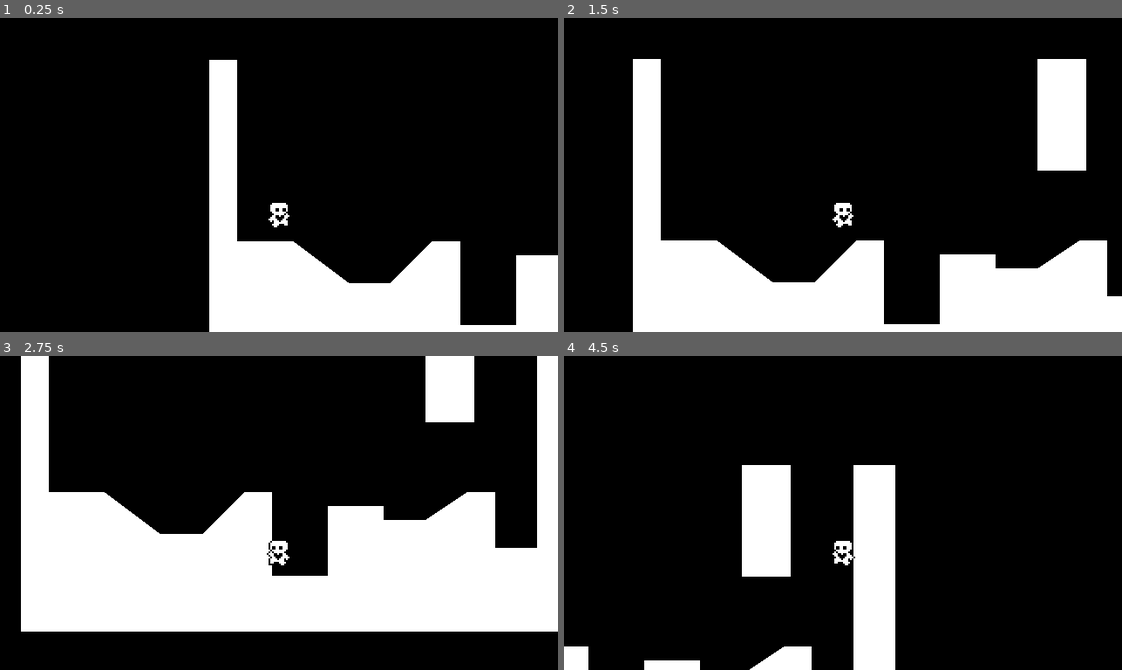
Above: before the commit, frames 1-4 (two rows, left to right).
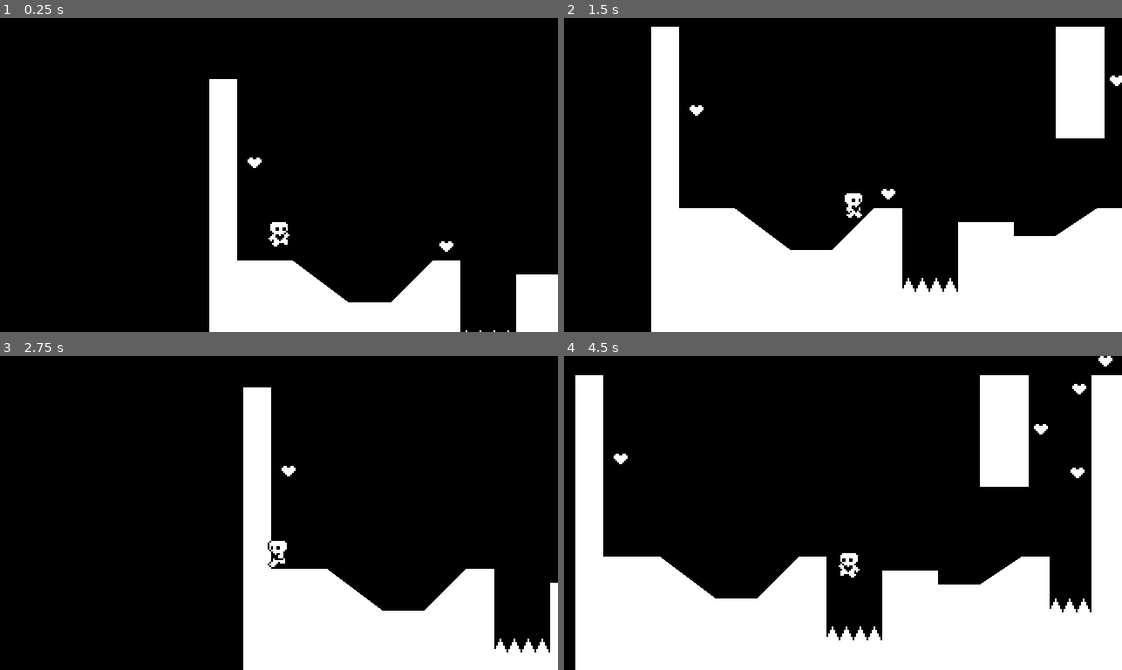
Above: after the commit, the same moments.

Repository: PeaWeeTea/heart-platformer
Game: Godot game, scene res://world.tscn
Same seed, same stepped clock (60 frames per second), same inputs: the game is played once before the commit and once after it.
Inputs:
- Up to frame 1 (0.25 s): no input
- Up to frame 2 (1.5 s): tap Enter (ui_accept) at 0.5, 0.6, 0.77, 1.07, 1.35 s; hold Right (ui_right) from 0.53 s (still down)
- Up to frame 3 (2.75 s): tap Enter (ui_accept) at 1.52, 1.82, 2.1 s; release Right (ui_right) at 2.03 s; hold Left (ui_left) from 2.03 s (still down)
- Up to frame 4 (4.5 s): release Left (ui_left) at 2.78 s; hold Right (ui_right) 2.78-4.28 s; tap Enter (ui_accept) at 2.85, 3.02, 3.32, 3.6, 3.77, 4.07, 4.35 s; hold Left (ui_left) from 4.28 s (still down)

The runs differ from the first frame. In frame 1, 3.7% of the frame differs, in the area x 37-100%, y 13-100%; in frame 2, 19%; in frame 3, 41%; in frame 4, 42%, in the area x 0-100%, y 0-100%.

Commit message:
Added spikes, collectibles, end state and misc.

Diff:
--- /dev/null
+++ b/Events.gd
@@ -0,0 +1,3 @@
+extends Node
+
+signal level_completed
--- /dev/null
+++ b/hazard_area.tscn
@@ -0,0 +1,5 @@
+[gd_scene format=3 uid="uid://sph34orbn8rj"]
+
+[node name="HazardArea" type="Area2D"]
+collision_layer = 4
+collision_mask = 0
--- /dev/null
+++ b/heart.gd
@@ -0,0 +1,7 @@
+extends Area2D
+
+func _on_body_entered(body):
+	queue_free()
+	var hearts = get_tree().get_nodes_in_group("Hearts")
+	if hearts.size() == 1:
+		Events.level_completed.emit()
--- /dev/null
+++ b/heart.tscn
@@ -0,0 +1,20 @@
+[gd_scene load_steps=4 format=3 uid="uid://ctu87fkw7b0la"]
+
+[ext_resource type="Script" path="res://heart.gd" id="1_jdwsj"]
+[ext_resource type="Texture2D" uid="uid://d3aj5flauyo0a" path="res://Art/heart.png" id="1_yatbx"]
+
+[sub_resource type="CircleShape2D" id="CircleShape2D_iqntw"]
+radius = 5.0
+
+[node name="Heart" type="Area2D" groups=["Hearts"]]
+collision_layer = 0
+collision_mask = 2
+script = ExtResource("1_jdwsj")
+
+[node name="Sprite2D" type="Sprite2D" parent="."]
+texture = ExtResource("1_yatbx")
+
+[node name="CollisionShape2D" type="CollisionShape2D" parent="."]
+shape = SubResource("CircleShape2D_iqntw")
+
+[connection signal="body_entered" from="." to="." method="_on_body_entered"]
--- /dev/null
+++ b/level_completed.tscn
@@ -0,0 +1,21 @@
+[gd_scene format=3 uid="uid://cupn3d1q2nb83"]
+
+[node name="LevelCompleted" type="ColorRect"]
+anchors_preset = 15
+anchor_right = 1.0
+anchor_bottom = 1.0
+grow_horizontal = 2
+grow_vertical = 2
+color = Color(0, 0, 0, 0.0705882)
+
+[node name="CenterContainer" type="CenterContainer" parent="."]
+layout_mode = 1
+anchors_preset = 15
+anchor_right = 1.0
+anchor_bottom = 1.0
+grow_horizontal = 2
+grow_vertical = 2
+
+[node name="Label" type="Label" parent="CenterContainer"]
+layout_mode = 2
+text = "Level Completed!"
--- a/player.gd
+++ b/player.gd
@@ -8,17 +8,17 @@
 
 @onready var animated_sprite_2d = $AnimatedSprite2D
 @onready var coyote_jump_timer = $CoyoteJumpTimer
+@onready var starting_position = global_position
 
 func _physics_process(delta):
+	var input_axis = Input.get_axis("ui_left", "ui_right")
 	apply_gravity(delta)
 	handle_wall_jump()
-
 	handle_jump()
-	var input_axis = Input.get_axis("ui_left", "ui_right")
 	handle_acceleration(input_axis, delta)
 	handle_air_acceleration(input_axis, delta)
+	apply_friction(input_axis, delta)
 	apply_air_resistance(input_axis, delta)
-	apply_friction(input_axis, delta)
 	update_animations(input_axis)
 	var was_on_floor = is_on_floor()
 	move_and_slide()
@@ -26,6 +26,9 @@
 	if just_left_ledge:
 		coyote_jump_timer.start()
 	just_wall_jumped = false
+#	print("Input axis: ", input_axis)
+#	print("On floor: ", is_on_floor())
+#	print(Input.is_action_pressed("ui_left"), ": Left / ", Input.is_action_pressed("ui_right"), ": Right")
 
 func apply_gravity(delta):
 	if not is_on_floor():
@@ -34,7 +37,7 @@
 func handle_wall_jump():
 	if not is_on_wall_only(): return
 	var wall_normal = get_wall_normal()
-	if Input.is_action_just_pressed("ui_accept"):
+	if Input.is_action_just_pressed("ui_up"):
 		velocity.x = wall_normal.x * movement_data.speed
 		velocity.y = movement_data.jump_velocity
 		just_wall_jumped = true
@@ -44,13 +47,13 @@
 	if is_on_floor(): air_jump = true
 
 	if is_on_floor() or coyote_jump_timer.time_left > 0.0:
-		if Input.is_action_just_pressed("ui_accept"):
+		if Input.is_action_just_pressed("ui_up"):
 			velocity.y = movement_data.jump_velocity
-	if not is_on_floor():
-		if Input.is_action_just_released("ui_accept") and velocity.y < movement_data.jump_velocity / 2:
+	elif not is_on_floor():
+		if Input.is_action_just_released("ui_up") and velocity.y < movement_data.jump_velocity / 2:
 			velocity.y = movement_data.jump_velocity / 2
 
-		if Input.is_action_just_pressed("ui_accept") and air_jump and not just_wall_jumped:
+		if Input.is_action_just_pressed("ui_up") and air_jump and not just_wall_jumped:
 			velocity.y = movement_data.jump_velocity * 0.8
 			air_jump = false
 
@@ -81,3 +84,7 @@
 
 	if not is_on_floor():
 		animated_sprite_2d.play("jump")
+
+
+func _on_hazard_detector_area_entered(area):
+	global_position = starting_position
--- a/player.tscn
+++ b/player.tscn
@@ -1,39 +1,39 @@
-[gd_scene load_steps=14 format=3 uid="uid://dx2o3h3cmbrxs"]
+[gd_scene load_steps=15 format=3 uid="uid://dx2o3h3cmbrxs"]
 
 [ext_resource type="Script" path="res://player.gd" id="1_utewi"]
-[ext_resource type="Texture2D" uid="uid://t8aaw75sxm7" path="res://player.png" id="2_ic6l3"]
 [ext_resource type="Resource" uid="uid://b0a1fgqmvkiws" path="res://DefaultMovementData.tres" id="2_q8ufq"]
+[ext_resource type="Texture2D" uid="uid://t8aaw75sxm7" path="res://Art/player.png" id="3_fveh7"]
 
 [sub_resource type="AtlasTexture" id="AtlasTexture_635us"]
-atlas = ExtResource("2_ic6l3")
+atlas = ExtResource("3_fveh7")
 region = Rect2(0, 0, 24, 20)
 
 [sub_resource type="AtlasTexture" id="AtlasTexture_5wwu5"]
-atlas = ExtResource("2_ic6l3")
+atlas = ExtResource("3_fveh7")
 region = Rect2(144, 0, 24, 20)
 
 [sub_resource type="AtlasTexture" id="AtlasTexture_l8qnc"]
-atlas = ExtResource("2_ic6l3")
+atlas = ExtResource("3_fveh7")
 region = Rect2(24, 0, 24, 20)
 
 [sub_resource type="AtlasTexture" id="AtlasTexture_30nll"]
-atlas = ExtResource("2_ic6l3")
+atlas = ExtResource("3_fveh7")
 region = Rect2(48, 0, 24, 20)
 
 [sub_resource type="AtlasTexture" id="AtlasTexture_u7avx"]
-atlas = ExtResource("2_ic6l3")
+atlas = ExtResource("3_fveh7")
 region = Rect2(72, 0, 24, 20)
 
 [sub_resource type="AtlasTexture" id="AtlasTexture_ibisi"]
-atlas = ExtResource("2_ic6l3")
+atlas = ExtResource("3_fveh7")
 region = Rect2(96, 0, 24, 20)
 
 [sub_resource type="AtlasTexture" id="AtlasTexture_vt73t"]
-atlas = ExtResource("2_ic6l3")
+atlas = ExtResource("3_fveh7")
 region = Rect2(120, 0, 24, 20)
 
 [sub_resource type="AtlasTexture" id="AtlasTexture_0gn5v"]
-atlas = ExtResource("2_ic6l3")
+atlas = ExtResource("3_fveh7")
 region = Rect2(0, 0, 24, 20)
 
 [sub_resource type="SpriteFrames" id="SpriteFrames_d70qy"]
@@ -81,7 +81,11 @@
 [sub_resource type="RectangleShape2D" id="RectangleShape2D_er2s7"]
 size = Vector2(8, 15)
 
+[sub_resource type="RectangleShape2D" id="RectangleShape2D_2h622"]
+size = Vector2(6, 12)
+
 [node name="Player" type="CharacterBody2D"]
+collision_layer = 2
 floor_constant_speed = true
 floor_snap_length = 3.0
 script = ExtResource("1_utewi")
@@ -103,3 +107,16 @@
 
 [node name="Camera2D" type="Camera2D" parent="."]
 position = Vector2(0, -32)
+process_callback = 0
+position_smoothing_enabled = true
+position_smoothing_speed = 10.0
+
+[node name="HazardDetector" type="Area2D" parent="."]
+collision_layer = 0
+collision_mask = 4
+
+[node name="CollisionShape2D" type="CollisionShape2D" parent="HazardDetector"]
+position = Vector2(0, -7)
+shape = SubResource("RectangleShape2D_2h622")
+
+[connection signal="area_entered" from="HazardDetector" to="." method="_on_hazard_detector_area_entered"]
--- a/project.godot
+++ b/project.godot
@@ -13,7 +13,11 @@
 config/name="Heart Platformer"
 run/main_scene="res://world.tscn"
 config/features=PackedStringArray("4.1", "GL Compatibility")
-config/icon="res://icon.svg"
+config/icon="res://Art/icon.svg"
+
+[autoload]
+
+Events="*res://Events.gd"
 
 [display]
 
@@ -41,6 +45,20 @@
 , Object(InputEventKey,"resource_local_to_scene":false,"resource_name":"","device":-1,"window_id":0,"alt_pressed":false,"shift_pressed":false,"ctrl_pressed":false,"meta_pressed":false,"pressed":false,"keycode":0,"physical_keycode":68,"key_label":0,"unicode":100,"echo":false,"script":null)
 ]
 }
+ui_up={
+"deadzone": 0.5,
+"events": [Object(InputEventKey,"resource_local_to_scene":false,"resource_name":"","device":0,"window_id":0,"alt_pressed":false,"shift_pressed":false,"ctrl_pressed":false,"meta_pressed":false,"pressed":false,"keycode":4194320,"physical_keycode":0,"key_label":0,"unicode":0,"echo":false,"script":null)
+, Object(InputEventJoypadButton,"resource_local_to_scene":false,"resource_name":"","device":0,"button_index":11,"pressure":0.0,"pressed":false,"script":null)
+, Object(InputEventJoypadMotion,"resource_local_to_scene":false,"resource_name":"","device":0,"axis":1,"axis_value":-1.0,"script":null)
+, Object(InputEventKey,"resource_local_to_scene":false,"resource_name":"","device":-1,"window_id":0,"alt_pressed":false,"shift_pressed":false,"ctrl_pressed":false,"meta_pressed":false,"pressed":false,"keycode":0,"physical_keycode":32,"key_label":0,"unicode":32,"echo":false,"script":null)
+]
+}
+
+[layer_names]
+
+2d_physics/layer_1="World"
+2d_physics/layer_2="Player"
+2d_physics/layer_3="Hazards"
 
 [rendering]
 
--- /dev/null
+++ b/spikes.tscn
@@ -0,0 +1,19 @@
+[gd_scene load_steps=3 format=3 uid="uid://b1ng1wai4i34i"]
+
+[ext_resource type="Texture2D" uid="uid://dhs47hq2w14lw" path="res://Art/spikes.png" id="1_dsksh"]
+[ext_resource type="PackedScene" uid="uid://sph34orbn8rj" path="res://hazard_area.tscn" id="2_cvi8m"]
+
+[node name="Spikes" type="Node2D"]
+
+[node name="Sprite2D" type="Sprite2D" parent="."]
+position = Vector2(8, -8)
+texture = ExtResource("1_dsksh")
+
+[node name="HazardArea" parent="." instance=ExtResource("2_cvi8m")]
+
+[node name="CollisionPolygon2D" type="CollisionPolygon2D" parent="HazardArea"]
+polygon = PackedVector2Array(0, 0, 3, -6, 4, -6, 7, 0)
+
+[node name="CollisionPolygon2D2" type="CollisionPolygon2D" parent="HazardArea"]
+position = Vector2(8, 0)
+polygon = PackedVector2Array(0, 0, 3, -6, 4, -6, 7, 0)
--- a/world.gd
+++ b/world.gd
@@ -2,7 +2,13 @@
 
 @onready var collision_polygon_2d = $StaticBody2D/CollisionPolygon2D
 @onready var polygon_2d = $StaticBody2D/CollisionPolygon2D/Polygon2D
+@onready var level_completed = $CanvasLayer/LevelCompleted
 
 func _ready():
 	RenderingServer.set_default_clear_color(Color.BLACK)
 	polygon_2d.polygon = collision_polygon_2d.polygon
+	Events.level_completed.connect(show_level_completed)
+
+func show_level_completed():
+	level_completed.show()
+	get_tree().paused = true
--- a/world.tscn
+++ b/world.tscn
@@ -1,7 +1,10 @@
-[gd_scene load_steps=4 format=3 uid="uid://clj4wpl8ln77q"]
+[gd_scene load_steps=7 format=3 uid="uid://clj4wpl8ln77q"]
 
 [ext_resource type="Script" path="res://world.gd" id="1_qx5ag"]
 [ext_resource type="PackedScene" uid="uid://dx2o3h3cmbrxs" path="res://player.tscn" id="2_r6wyf"]
+[ext_resource type="PackedScene" uid="uid://b1ng1wai4i34i" path="res://spikes.tscn" id="3_7dpcw"]
+[ext_resource type="PackedScene" uid="uid://ctu87fkw7b0la" path="res://heart.tscn" id="4_ex1rt"]
+[ext_resource type="PackedScene" uid="uid://cupn3d1q2nb83" path="res://level_completed.tscn" id="5_cm0bu"]
 
 [sub_resource type="RectangleShape2D" id="RectangleShape2D_otxmb"]
 size = Vector2(28, 64)
@@ -10,6 +13,7 @@
 script = ExtResource("1_qx5ag")
 
 [node name="StaticBody2D" type="StaticBody2D" parent="."]
+collision_mask = 0
 
 [node name="CollisionPolygon2D" type="CollisionPolygon2D" parent="StaticBody2D"]
 polygon = PackedVector2Array(0, 0, 16, 0, 16, 104, 48, 104, 80, 128, 104, 128, 128, 104, 144, 104, 144, 152, 176, 152, 176, 112, 208, 112, 208, 120, 232, 120, 256, 104, 272, 104, 272, 136, 296, 136, 296, 104, 296, 0, 320, 0, 320, 176, 320, 184, 0, 184)
@@ -20,6 +24,7 @@
 position = Vector2(40, 72)
 
 [node name="StaticBody2D2" type="StaticBody2D" parent="."]
+collision_mask = 0
 
 [node name="CollisionShape2D" type="CollisionShape2D" parent="StaticBody2D2"]
 position = Vector2(246, 32)
@@ -29,3 +34,38 @@
 offset_left = 232.0
 offset_right = 260.0
 offset_bottom = 64.0
+
+[node name="Spikes" parent="." instance=ExtResource("3_7dpcw")]
+position = Vector2(144, 152)
+
+[node name="Spikes2" parent="." instance=ExtResource("3_7dpcw")]
+position = Vector2(160, 152)
+
+[node name="Spikes3" parent="." instance=ExtResource("3_7dpcw")]
+position = Vector2(272, 136)
+
+[node name="Spikes4" parent="." instance=ExtResource("3_7dpcw")]
+position = Vector2(280, 136)
+
+[node name="Heart" parent="." instance=ExtResource("4_ex1rt")]
+position = Vector2(136, 96)
+
+[node name="Heart6" parent="." instance=ExtResource("4_ex1rt")]
+position = Vector2(26, 48)
+
+[node name="Heart2" parent="." instance=ExtResource("4_ex1rt")]
+position = Vector2(304, -8)
+
+[node name="Heart3" parent="." instance=ExtResource("4_ex1rt")]
+position = Vector2(288, 56)
+
+[node name="Heart4" parent="." instance=ExtResource("4_ex1rt")]
+position = Vector2(267, 31)
+
+[node name="Heart5" parent="." instance=ExtResource("4_ex1rt")]
+position = Vector2(289, 8)
+
+[node name="CanvasLayer" type="CanvasLayer" parent="."]
+
+[node name="LevelCompleted" parent="CanvasLayer" instance=ExtResource("5_cm0bu")]
+visible = false
Binary file added: Art/black_9slice.png
Not shown, added: Art/black_9slice.png.import
Binary file added: Art/heart.png
Not shown, added: Art/heart.png.import
Renamed: icon.svg -> Art/icon.svg
Not shown, added: Art/icon.svg.import
Renamed: player.png -> Art/player.png
Not shown, changed: Art/player.png.import
Binary file added: Art/slopes.png
Not shown, added: Art/slopes.png.import
Binary file added: Art/slopes_flipped.png
Not shown, changed: Art/slopes_flipped.png.import
(and 6 more such lines)
